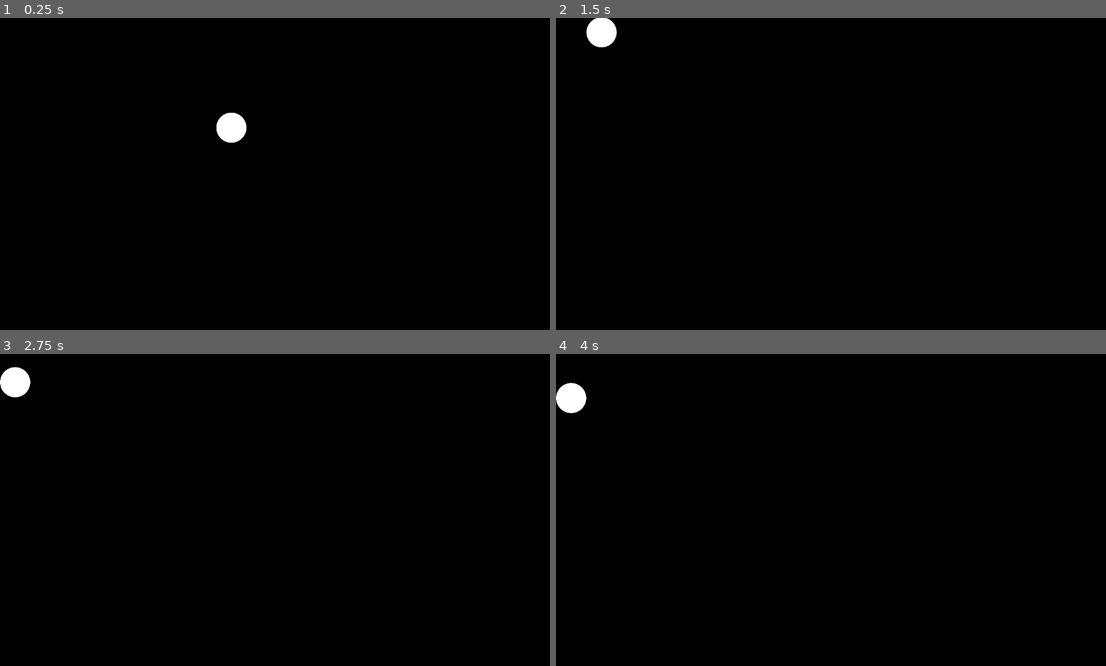
Above: before the commit, frames 1-4 (two rows, left to right).
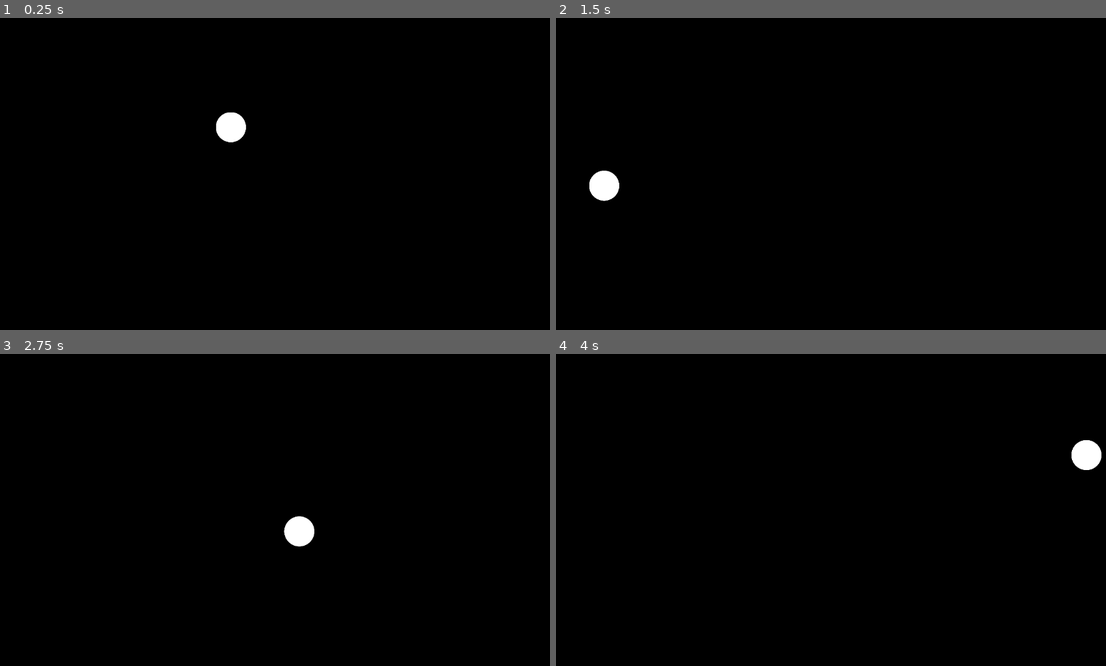
Above: after the commit, the same moments.

Repository: esotericenderman/godot-pong
Game: Godot game, scene res://pong.tscn
Two runs of this game, one before a commit and one after it. Both use one fixed random seed, a clock stepped at 60 frames per second and the inputs below.
Inputs:
- Up to frame 1 (0.25 s): no input
- Up to frame 2 (1.5 s): no input
- Up to frame 3 (2.75 s): no input
- Up to frame 4 (4 s): no input

The runs differ from the first frame. In frame 1, less than 0.1% of the frame differs, in the area x 39-45%, y 30-41%; in frame 2, 0.9%; in frame 3, 0.9%, in the area x 0-58%, y 4-62%; in frame 4, 0.9%.

Commit message:
Properly implement collision
* Prevented the ball from slowing down.

Diff:
--- a/pong.tscn
+++ b/pong.tscn
@@ -1,16 +1,36 @@
-[gd_scene load_steps=7 format=3 uid="uid://c8vfpraselkm2"]
+[gd_scene load_steps=12 format=3 uid="uid://c8vfpraselkm2"]
 
 [ext_resource type="Texture2D" uid="uid://c6cpuw5dpokh6" path="res://assets/images/game/background.svg" id="1_kjj5u"]
 [ext_resource type="Script" path="res://scripts/ball.gd" id="2_f8yfw"]
 [ext_resource type="Texture2D" uid="uid://deqoeg5tolbnn" path="res://assets/images/game/pong/ball.svg" id="2_u28ys"]
 
+[sub_resource type="PhysicsMaterial" id="PhysicsMaterial_8pjfs"]
+friction = 0.0
+bounce = 1.0
+
 [sub_resource type="CircleShape2D" id="CircleShape2D_mw2hy"]
+
+[sub_resource type="PhysicsMaterial" id="PhysicsMaterial_2gnp3"]
+friction = 0.0
+bounce = 1.0
 
 [sub_resource type="RectangleShape2D" id="RectangleShape2D_600bw"]
 size = Vector2(159.306, 20)
 
+[sub_resource type="PhysicsMaterial" id="PhysicsMaterial_0c4es"]
+friction = 0.0
+bounce = 1.0
+
+[sub_resource type="PhysicsMaterial" id="PhysicsMaterial_f22gi"]
+friction = 0.0
+bounce = 1.0
+
 [sub_resource type="RectangleShape2D" id="RectangleShape2D_uqc1y"]
 size = Vector2(20.4166, 88.8889)
+
+[sub_resource type="PhysicsMaterial" id="PhysicsMaterial_t4n2d"]
+friction = 0.0
+bounce = 1.0
 
 [node name="Pong" type="Node2D"]
 
@@ -22,6 +42,7 @@
 [node name="Ball" type="RigidBody2D" parent="Background"]
 scale = Vector2(0.15, 0.15)
 mass = 0.05
+physics_material_override = SubResource("PhysicsMaterial_8pjfs")
 gravity_scale = 0.0
 script = ExtResource("2_f8yfw")
 
@@ -34,6 +55,7 @@
 shape = SubResource("CircleShape2D_mw2hy")
 
 [node name="Top Wall" type="RigidBody2D" parent="Background"]
+physics_material_override = SubResource("PhysicsMaterial_2gnp3")
 lock_rotation = true
 freeze = true
 
@@ -42,6 +64,7 @@
 shape = SubResource("RectangleShape2D_600bw")
 
 [node name="Bottom Wall" type="RigidBody2D" parent="Background"]
+physics_material_override = SubResource("PhysicsMaterial_0c4es")
 lock_rotation = true
 freeze = true
 
@@ -50,6 +73,7 @@
 shape = SubResource("RectangleShape2D_600bw")
 
 [node name="Right Wall" type="RigidBody2D" parent="Background"]
+physics_material_override = SubResource("PhysicsMaterial_f22gi")
 lock_rotation = true
 freeze = true
 
@@ -58,6 +82,7 @@
 shape = SubResource("RectangleShape2D_uqc1y")
 
 [node name="Left Wall" type="RigidBody2D" parent="Background"]
+physics_material_override = SubResource("PhysicsMaterial_t4n2d")
 lock_rotation = true
 freeze = true
 
--- a/project.godot
+++ b/project.godot
@@ -14,3 +14,7 @@
 run/main_scene="res://pong.tscn"
 config/features=PackedStringArray("4.3", "Forward Plus")
 config/icon="res://icon.svg"
+
+[physics]
+
+2d/default_linear_damp=0.0
